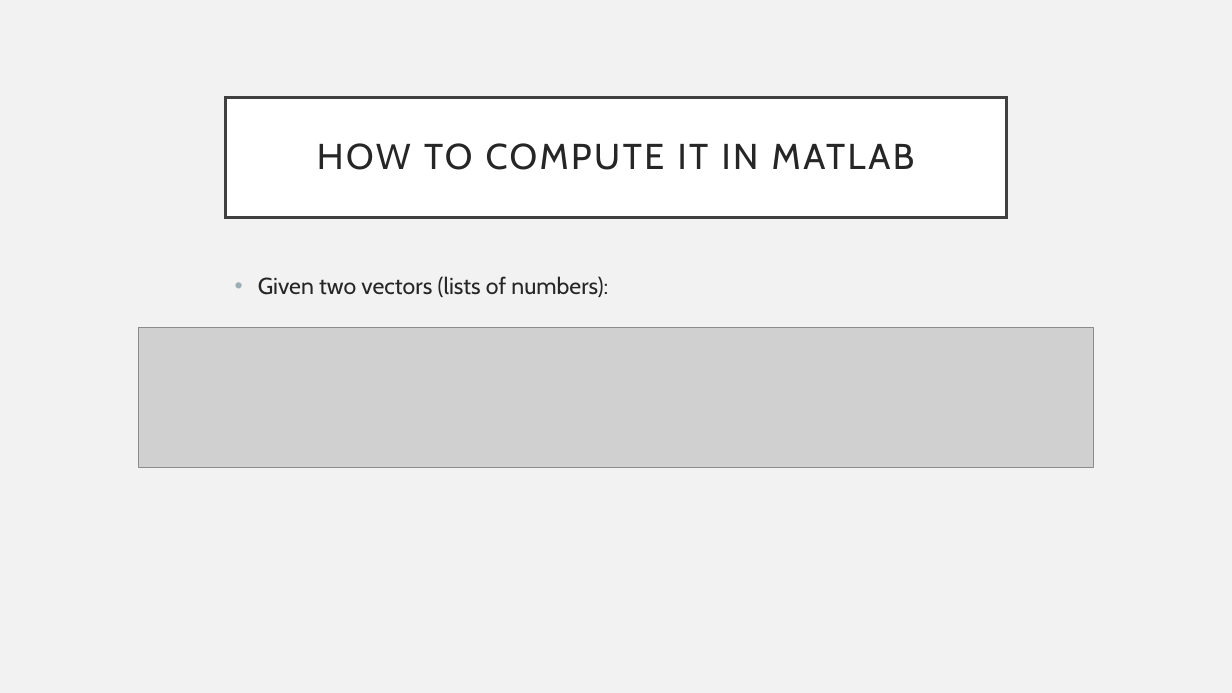
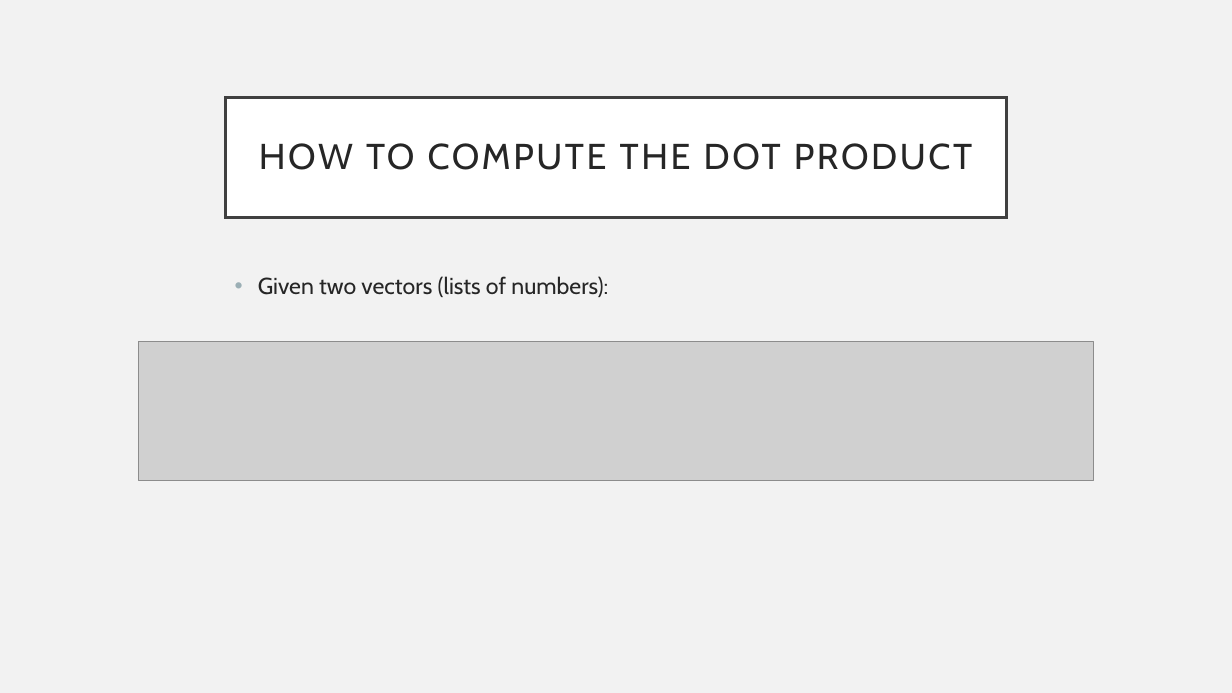
Before and after one commit to mdtdev/Signal-Processing-Demos, a slide deck: slide 9 of chap_10_11.pptx (slide 11 before the commit). Drawn at 1232x693 pixels with LibreOffice and Linux fonts; fonts in the diff are those of the drawing; grey boxes stand for pictures. Boxes give left, top, right and bottom in pixels: in the first picture for what was removed or moved away, otherwise in the second. Text is boxed around its words. In the diff, an @@ line names an element or a change of style, - is before the commit and + after.

```diff
--- a/chap_10_11.pptx
+++ b/chap_10_11.pptx
@@ title at (259,143,972,170): text changed @@
-HOW TO COMPUTE IT IN MATLAB
+HOW TO COMPUTE THE DOT PRODUCT
@@ picture: place and size @@
-picture at (139,328,1093,468)
+picture at (139,341,1093,481)
```
Also in this commit, not shown: 4 other slides changed, 15 slides added, 3 slides removed, 1 other file.
